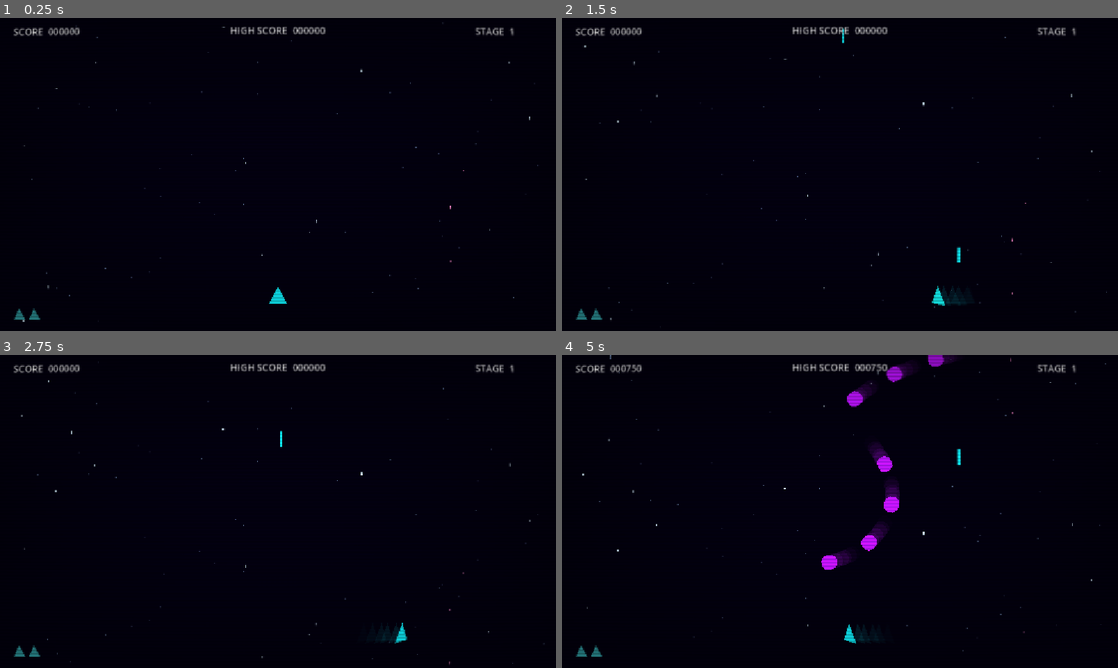
Above: before the commit, frames 1-4 (two rows, left to right).
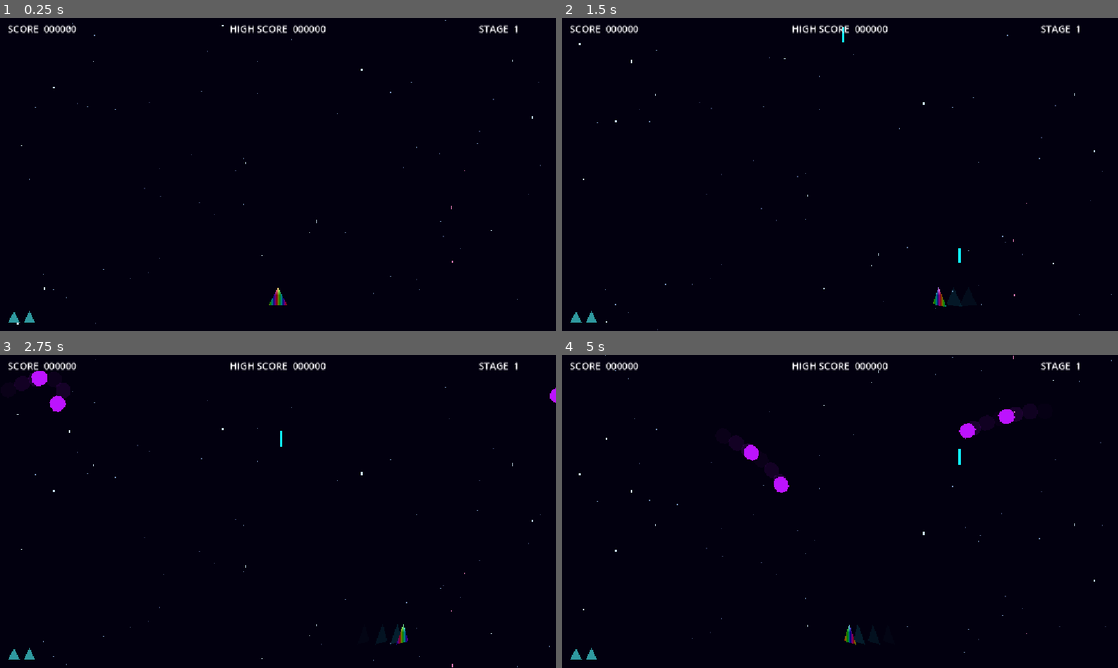
Above: after the commit, the same moments.

Repository: devbernardolopes/pew-pew-bubblegum
Game: Godot game, scene res://scenes/universe.tscn
The game is run twice, just before and just after one commit, with the same random seed, the same clock (stepped at 60 frames per second) and the same inputs.
Inputs:
- Up to frame 1 (0.25 s): no input
- Up to frame 2 (1.5 s): hold Right (right) 0.53-1.28 s; hold X (fire) 0.53-1.28 s; hold Left (left) from 1.28 s (still down); tap X (fire) at 1.35 s
- Up to frame 3 (2.75 s): release Left (left) at 2.03 s; hold Right (right) from 2.03 s (still down); hold X (fire) from 2.03 s (still down)
- Up to frame 4 (5 s): release X (fire) at 2.78 s; tap X (fire) at 2.85, 4.35 s; release Right (right) at 3.53 s; hold X (fire) 3.53-4.28 s; hold Left (left) from 3.53 s (still down)

The runs differ from the first frame. In frame 1, 1.2% of the frame differs, in the area x 1-98%, y 0-98%; in frame 2, 1.2%; in frame 3, 1.7%; in frame 4, 3.1%, in the area x 1-99%, y 0-98%.

Commit message:
testing shader materials, audio buses, and 3-fleet

Diff:
--- a/default_bus_layout.tres
+++ b/default_bus_layout.tres
@@ -8,18 +8,28 @@
 voice/2/depth_ms = 5.19
 voice/2/pan = 0.69
 
+[sub_resource type="AudioEffectReverb" id="AudioEffectReverb_j3pel"]
+resource_name = "Reverb"
+
+[sub_resource type="AudioEffectPhaser" id="AudioEffectPhaser_j3pel"]
+resource_name = "Phaser"
+
 [resource]
 bus/1/name = &"SFX"
 bus/1/solo = false
 bus/1/mute = false
 bus/1/bypass_fx = false
-bus/1/volume_db = -5.045384
+bus/1/volume_db = -15.794972
 bus/1/send = &"Master"
 bus/1/effect/0/effect = SubResource("AudioEffectChorus_j3pel")
-bus/1/effect/0/enabled = true
+bus/1/effect/0/enabled = false
+bus/1/effect/1/effect = SubResource("AudioEffectReverb_j3pel")
+bus/1/effect/1/enabled = false
+bus/1/effect/2/effect = SubResource("AudioEffectPhaser_j3pel")
+bus/1/effect/2/enabled = true
 bus/2/name = &"Music"
 bus/2/solo = false
-bus/2/mute = false
+bus/2/mute = true
 bus/2/bypass_fx = false
 bus/2/volume_db = 0.0
 bus/2/send = &"Master"
--- a/project.godot
+++ b/project.godot
@@ -14,6 +14,10 @@
 run/main_scene="uid://c4lo3tmmigpnv"
 config/features=PackedStringArray("4.7", "GL Compatibility")
 config/icon="res://icon.svg"
+
+[audio]
+
+buses/default_bus_layout="uid://dd4fx4r4jkfuq"
 
 [autoload]
 
--- a/resources/curves/entries/entry_left_03.tres
+++ b/resources/curves/entries/entry_left_03.tres
@@ -2,6 +2,6 @@
 
 [resource]
 _data = {
-"points": PackedVector2Array(0, 0, 0, 0, -72, 384, 0, 0, 0, 0, 104, 200, -33.820713, -57.978367, 33.820713, 57.978367, 40, 520, 0, 0, 0, 0, 184, 568, 88.578064, 66.03092, -88.578064, -66.03092, 776, 320, 0, 0, 0, 0, 496, 240)
+"points": PackedVector2Array(0, 0, 0, 0, -64, 128, -36.346138, -59.45785, 36.346138, 59.45785, 128, 64, -145.0153, -93.29016, 145.0153, 93.29016, 64, 256, -39.81968, 54.845978, 39.81968, -54.845978, 128, 128, 81.81623, -100.00963, -81.81623, 100.00963, 448, 320, 0, 0, 0, 0, 192, 64)
 }
 point_count = 6
--- a/resources/entities/foe_decagon.tres
+++ b/resources/entities/foe_decagon.tres
@@ -15,7 +15,7 @@
 trail_enabled = true
 fire_pulse_enabled = true
 tractor_beam_enabled = true
+tractor_beam_chance = 0.5
 tractor_beam_height = 192.0
-trail_lifetime = 0.15000000000000002
-trail_alpha = 0.15
+tractor_beam_width = 128.0
 metadata/_custom_type_script = "uid://cnpcyvxb0l32y"
--- a/resources/entities/foe_h.tres
+++ b/resources/entities/foe_h.tres
@@ -8,6 +8,7 @@
 id = &"foe_h"
 visual = 108
 color = Color(1, 0, 1, 1)
+score_value = 900
 sound_profile = ExtResource("2_7qewd")
 tilt_enabled = true
 trail_enabled = true
--- a/resources/entities/foe_turret.tres
+++ b/resources/entities/foe_turret.tres
@@ -13,8 +13,4 @@
 tilt_enabled = true
 trail_enabled = true
 fire_pulse_enabled = true
-tilt_max_angle = 45.0
-trail_spacing = 16.0
-trail_lifetime = 0.1
-trail_alpha = 0.2
 metadata/_custom_type_script = "uid://cnpcyvxb0l32y"
--- a/resources/entities/hero_data.tres
+++ b/resources/entities/hero_data.tres
@@ -12,9 +12,6 @@
 tilt_enabled = true
 trail_enabled = true
 fire_pulse_enabled = true
-tilt_max_angle = 50.5
-tilt_perspective = 0.004
-tilt_response = 15.383
-trail_spacing = 16.0
-trail_alpha = 0.15
+god_mode = true
+god_mode_effect = true
 metadata/_custom_type_script = "uid://cnpcyvxb0l32y"
--- a/resources/entity_data.gd
+++ b/resources/entity_data.gd
@@ -22,6 +22,8 @@
 ## [member fire_pulse_enabled] is on too.
 @export var shake_on_fire_enabled: bool = false
 @export var god_mode: bool = false
+@export var god_mode_effect: bool = false
+
 ## Whether this foe can trigger a tractor beam capture during its dive.
 @export_group("Tractor Beam")
 ## Whether tractor beam capture is enabled for this entity.
@@ -45,18 +47,18 @@
 
 @export_group("Tilt")
 ## Roll angle at full horizontal speed, in degrees.
-@export_range(0.0, 70.0, 0.5, "suffix:°") var tilt_max_angle: float = 35.0
+@export_range(0.0, 70.0, 0.5, "suffix:°") var tilt_max_angle: float = 50.5
 ## How strongly the lowered wing shrinks and the raised wing grows.
-@export_range(0.0, 0.01, 0.0005) var tilt_perspective: float = 0.003
+@export_range(0.0, 0.01, 0.0005) var tilt_perspective: float = 0.004
 ## How quickly the roll follows the motion, per second (higher is snappier).
-@export_range(1.0, 40.0) var tilt_response: float = 14.0
+@export_range(1.0, 40.0) var tilt_response: float = 15.0
 ## Whether the collision polygon is deformed too. Off keeps the hitbox fixed.
 @export var tilt_affects_collision: bool = false
 
 @export_group("Trail")
 ## Distance travelled between two ghosts, in pixels.
-@export_range(2.0, 64.0) var trail_spacing: float = 10.0
+@export_range(2.0, 64.0) var trail_spacing: float = 32.0
 ## Seconds a ghost takes to fade out.
 @export_range(0.05, 1.0) var trail_lifetime: float = 0.25
 ## Opacity of a ghost when it appears.
-@export_range(0.0, 1.0) var trail_alpha: float = 0.3
+@export_range(0.0, 1.0) var trail_alpha: float = 0.15
--- /dev/null
+++ b/resources/formations/form_4x4_swide_sfast.tres
@@ -0,0 +1,12 @@
+[gd_resource type="Resource" script_class="FormationData" format=3 uid="uid://bmqclkvlh8sml"]
+
+[ext_resource type="Script" uid="uid://cspnel4tvson" path="res://resources/formation_data.gd" id="1_igr2y"]
+
+[resource]
+script = ExtResource("1_igr2y")
+columns = 4
+rows = 4
+spacing = Vector2(128, 128)
+sway_amplitude = 128.0
+sway_speed = 2.75
+metadata/_custom_type_script = "uid://cspnel4tvson"
--- a/resources/formations/formation_10c_6r_wide.tres
+++ b/resources/formations/formation_10c_6r_wide.tres
@@ -4,9 +4,9 @@
 
 [resource]
 script = ExtResource("1_nakvr")
-columns = 10
-rows = 6
+columns = 16
+rows = 8
 spacing = Vector2(64, 52)
 sway_amplitude = 48.0
-sway_speed = 1.4
+sway_speed = 4.0
 metadata/_custom_type_script = "uid://cspnel4tvson"
--- a/resources/stages/stage_000.tres
+++ b/resources/stages/stage_000.tres
@@ -6,7 +6,6 @@
 [ext_resource type="Curve2D" uid="uid://e73jc7qpl2mv" path="res://resources/curves/dives/dive_left_01.tres" id="3_itcs8"]
 [ext_resource type="Curve2D" uid="uid://cvaqogbwrn732" path="res://resources/curves/entries/entry_left_01.tres" id="4_repld"]
 [ext_resource type="PackedScene" uid="uid://db6w567pp7o3t" path="res://scenes/entities/foe_decagon.tscn" id="5_l86d6"]
-[ext_resource type="Resource" uid="uid://blu3qcfulnqd3" path="res://resources/formations/formation_2r_narrow.tres" id="6_pa85w"]
 [ext_resource type="Curve2D" uid="uid://dusssoaxmjkhi" path="res://resources/curves/dives/dive_left_02.tres" id="8_v1lkm"]
 [ext_resource type="Curve2D" uid="uid://c4rkkg4tjg22b" path="res://resources/curves/dives/dive_left_03.tres" id="9_b7c4x"]
 [ext_resource type="Curve2D" uid="uid://dxft2kb7iox5" path="res://resources/curves/dives/dive_left_04.tres" id="10_qgtb8"]
@@ -16,12 +15,17 @@
 [ext_resource type="Curve2D" uid="uid://bmg55vgjji6bm" path="res://resources/curves/dives/dive_left_05.tres" id="13_f14dk"]
 [ext_resource type="Curve2D" uid="uid://dq5ta4b4jxfrh" path="res://resources/curves/entries/entry_left_05.tres" id="13_g7dv8"]
 [ext_resource type="PackedScene" uid="uid://cenl65vkdikgc" path="res://scenes/entities/foe_double_square.tscn" id="16_t4y3q"]
+[ext_resource type="PackedScene" uid="uid://dgm4lav3x0tdv" path="res://scenes/entities/foe_kite.tscn" id="17_vpd1t"]
+[ext_resource type="Curve2D" uid="uid://rhy0fy3n10j3" path="res://resources/curves/entries/entry_left_02.tres" id="18_b4xkj"]
+[ext_resource type="PackedScene" uid="uid://s7pipqm2lc1g" path="res://scenes/entities/foe_star.tscn" id="19_i0els"]
+[ext_resource type="Curve2D" uid="uid://bothmpxl7w34p" path="res://resources/curves/entries/entry_left_04.tres" id="20_b4xkj"]
+[ext_resource type="PackedScene" uid="uid://c2op66fmfonco" path="res://scenes/entities/foe_trapezoid.tscn" id="20_i0els"]
 
 [sub_resource type="Resource" id="Resource_b4rij"]
 script = ExtResource("2_qtocs")
 foe_scene = ExtResource("5_l86d6")
 entry_curve = ExtResource("4_repld")
-formation = ExtResource("6_pa85w")
+formation = ExtResource("12_qgtb8")
 dive_curves = Array[Curve2D]([ExtResource("3_itcs8")])
 metadata/_custom_type_script = "uid://c775yud1oetrm"
 
@@ -29,36 +33,64 @@
 script = ExtResource("2_qtocs")
 foe_scene = ExtResource("11_g7dv8")
 entry_curve = ExtResource("4_repld")
-row = 3
+row = 1
 formation = ExtResource("12_qgtb8")
 dive_curves = Array[Curve2D]([ExtResource("3_itcs8"), ExtResource("8_v1lkm"), ExtResource("9_b7c4x"), ExtResource("10_qgtb8")])
-delay = 3.33
+delay = 0.5
 metadata/_custom_type_script = "uid://c775yud1oetrm"
 
 [sub_resource type="Resource" id="Resource_7f6e7"]
 script = ExtResource("2_qtocs")
 foe_scene = ExtResource("13_b7c4x")
 entry_curve = ExtResource("13_g7dv8")
-row = 1
-spacing = 0.75
+row = 2
 formation = ExtResource("12_qgtb8")
 dive_curves = Array[Curve2D]([ExtResource("13_f14dk")])
-delay = 1.75
+delay = 1.0
 metadata/_custom_type_script = "uid://c775yud1oetrm"
 
 [sub_resource type="Resource" id="Resource_ue0r0"]
 script = ExtResource("2_qtocs")
 foe_scene = ExtResource("16_t4y3q")
 entry_curve = ExtResource("13_g7dv8")
-row = 2
-spacing = 1.25
+row = 3
 formation = ExtResource("12_qgtb8")
 dive_curves = Array[Curve2D]([ExtResource("13_f14dk")])
-delay = 4.75
+delay = 1.5
+metadata/_custom_type_script = "uid://c775yud1oetrm"
+
+[sub_resource type="Resource" id="Resource_g1th8"]
+script = ExtResource("2_qtocs")
+foe_scene = ExtResource("17_vpd1t")
+entry_curve = ExtResource("13_g7dv8")
+row = 4
+formation = ExtResource("12_qgtb8")
+dive_curves = Array[Curve2D]([ExtResource("13_f14dk")])
+delay = 2.0
+metadata/_custom_type_script = "uid://c775yud1oetrm"
+
+[sub_resource type="Resource" id="Resource_5od3w"]
+script = ExtResource("2_qtocs")
+foe_scene = ExtResource("19_i0els")
+entry_curve = ExtResource("18_b4xkj")
+row = 5
+formation = ExtResource("12_qgtb8")
+dive_curves = Array[Curve2D]([ExtResource("9_b7c4x")])
+delay = 2.5
+metadata/_custom_type_script = "uid://c775yud1oetrm"
+
+[sub_resource type="Resource" id="Resource_0skjh"]
+script = ExtResource("2_qtocs")
+foe_scene = ExtResource("20_i0els")
+entry_curve = ExtResource("20_b4xkj")
+row = 6
+formation = ExtResource("12_qgtb8")
+dive_curves = Array[Curve2D]([ExtResource("13_f14dk")])
+delay = 3.0
 metadata/_custom_type_script = "uid://c775yud1oetrm"
 
 [resource]
 script = ExtResource("1_pfgux")
-waves = Array[ExtResource("2_qtocs")]([SubResource("Resource_b4rij"), SubResource("Resource_124qe"), SubResource("Resource_7f6e7"), SubResource("Resource_ue0r0")])
+waves = Array[ExtResource("2_qtocs")]([SubResource("Resource_b4rij"), SubResource("Resource_124qe"), SubResource("Resource_7f6e7"), SubResource("Resource_ue0r0"), SubResource("Resource_g1th8"), SubResource("Resource_5od3w"), SubResource("Resource_0skjh")])
 music_stream = ExtResource("1_repld")
 metadata/_custom_type_script = "uid://cfqxmshih2ed7"
--- /dev/null
+++ b/resources/stages/stage_alpha.tres
@@ -0,0 +1,21 @@
+[gd_resource type="Resource" script_class="StageData" format=3 uid="uid://cp4hp6a0pqbli"]
+
+[ext_resource type="Script" uid="uid://cfqxmshih2ed7" path="res://resources/stage_data.gd" id="1_xwt4h"]
+[ext_resource type="Script" uid="uid://c775yud1oetrm" path="res://resources/wave_data.gd" id="2_1efdm"]
+[ext_resource type="PackedScene" uid="uid://db6w567pp7o3t" path="res://scenes/entities/foe_decagon.tscn" id="3_w5sue"]
+[ext_resource type="Curve2D" uid="uid://c4rkkg4tjg22b" path="res://resources/curves/dives/dive_left_03.tres" id="3_w7tw3"]
+[ext_resource type="Curve2D" uid="uid://dgywtmoou6akn" path="res://resources/curves/entries/entry_left_03.tres" id="4_1bhm3"]
+[ext_resource type="Resource" uid="uid://bmqclkvlh8sml" path="res://resources/formations/form_4x4_swide_sfast.tres" id="4_w7tw3"]
+
+[sub_resource type="Resource" id="Resource_41myf"]
+script = ExtResource("2_1efdm")
+foe_scene = ExtResource("3_w5sue")
+entry_curve = ExtResource("4_1bhm3")
+formation = ExtResource("4_w7tw3")
+dive_curves = Array[Curve2D]([ExtResource("3_w7tw3")])
+metadata/_custom_type_script = "uid://c775yud1oetrm"
+
+[resource]
+script = ExtResource("1_xwt4h")
+waves = Array[ExtResource("2_1efdm")]([SubResource("Resource_41myf")])
+metadata/_custom_type_script = "uid://cfqxmshih2ed7"
--- a/resources/textures/curve_texture_01.tres
+++ b/resources/textures/curve_texture_01.tres
@@ -1,9 +1,3 @@
 [gd_resource type="CurveTexture" format=3 uid="uid://hymwfwgt2t3a"]
 
-[sub_resource type="Curve" id="Curve_xkih8"]
-_data = [Vector2(0, 0.4), 0.0, 3.0, 0, 1, Vector2(0.2, 1), 3.0, 0.0, 1, 0]
-point_count = 2
-metadata/_snap_enabled = true
-
 [resource]
-curve = SubResource("Curve_xkih8")
--- /dev/null
+++ b/resources/textures/gradient_texture_2d_01.tres
@@ -0,0 +1,9 @@
+[gd_resource type="GradientTexture2D" format=3 uid="uid://cgxhllpmmebhb"]
+
+[sub_resource type="Gradient" id="Gradient_rahn0"]
+
+[resource]
+gradient = SubResource("Gradient_rahn0")
+fill_from = Vector2(0.5, 0.90000004)
+fill_to = Vector2(0.5, 0.2)
+metadata/_snap_enabled = true
--- a/scenes/lab/entities/boss_01.tscn
+++ b/scenes/lab/entities/boss_01.tscn
@@ -1,8 +1,17 @@
 [gd_scene format=3 uid="uid://lkowx1emc0jn"]
 
+[ext_resource type="Shader" uid="uid://1n6qffudl02k" path="res://shaders/linear_rainbown.gdshader" id="1_cx4y1"]
 [ext_resource type="Script" uid="uid://dbvvjtcheyqip" path="res://scripts/editor/polygon_helper.gd" id="1_p5j01"]
+[ext_resource type="Texture2D" uid="uid://hymwfwgt2t3a" path="res://resources/textures/curve_texture_01.tres" id="2_acgh0"]
+
+[sub_resource type="ShaderMaterial" id="ShaderMaterial_fbuf2"]
+shader = ExtResource("1_cx4y1")
+shader_parameter/horizontal_influence = 0.5
+shader_parameter/vertical_influence = 0.0
 
 [node name="Boss01" type="Polygon2D" unique_id=385358697]
+material = SubResource("ShaderMaterial_fbuf2")
 color = Color(0.8611975, 0.112640165, 0.25397617, 1)
+texture = ExtResource("2_acgh0")
 polygon = PackedVector2Array(24, 64, 72, 0, 88, 32, 144, 0, 144.1105, 15.779022, 128, 48, 144, 48, 160, 32, 224, 32, 24 …(240 unchanged characters)…
 script = ExtResource("1_p5j01")
--- a/scenes/lab/entities/triangle.tscn
+++ b/scenes/lab/entities/triangle.tscn
@@ -1,26 +1,17 @@
 [gd_scene format=3 uid="uid://b6bog6eo5ic8c"]
 
-[ext_resource type="Shader" uid="uid://bey10umfk731j" path="res://shaders/shine_sweep.gdshader" id="1_paplq"]
-[ext_resource type="Texture2D" uid="uid://hymwfwgt2t3a" path="res://resources/textures/curve_texture_01.tres" id="2_paplq"]
+[ext_resource type="Shader" uid="uid://diws32xh8bw1q" path="res://shaders/moving_rainbow_gradient.gdshader" id="1_paplq"]
+[ext_resource type="Texture2D" uid="uid://cgxhllpmmebhb" path="res://resources/textures/gradient_texture_2d_01.tres" id="2_xbm5c"]
 
 [sub_resource type="ShaderMaterial" id="ShaderMaterial_khctg"]
 shader = ExtResource("1_paplq")
-shader_parameter/shine_color = Color(0, 0, 1, 1)
-shader_parameter/progress = 0.55
-shader_parameter/width = 0.16
+shader_parameter/strength = 0.5
+shader_parameter/speed = 0.5
 shader_parameter/angle = 0.02500002331040995
-shader_parameter/intensity = 1.1
-shader_parameter/bands = 1.0
-shader_parameter/band_gap = 0.12
-shader_parameter/band_falloff = 0.45
-shader_parameter/hardness = 0.0
-shader_parameter/tail_color = Color(1, 1, 1, 1)
-shader_parameter/auto_speed = 0.0
-shader_parameter/auto_pause = 1.0
 
 [node name="Triangle" type="Polygon2D" unique_id=87337356]
 material = SubResource("ShaderMaterial_khctg")
 color = Color(1, 0.0627451, 0.9411765, 1)
-texture = ExtResource("2_paplq")
-polygon = PackedVector2Array(64, 0, 0, 128, 128, 128)
+texture = ExtResource("2_xbm5c")
+polygon = PackedVector2Array(32, 0, 0, 64, 64, 64)
 uv = PackedVector2Array(16, 0, 0, 32, 32, 32)
--- a/scenes/universe.tscn
+++ b/scenes/universe.tscn
@@ -5,6 +5,7 @@
 [ext_resource type="Script" uid="uid://s1v84be4gvx6" path="res://scripts/universe.gd" id="5_univ"]
 [ext_resource type="Script" uid="uid://cfqxmshih2ed7" path="res://resources/stage_data.gd" id="7_5fwve"]
 [ext_resource type="Resource" uid="uid://dyhvx11vswr2s" path="res://resources/stages/stage_000.tres" id="7_7f6e7"]
+[ext_resource type="Resource" uid="uid://cp4hp6a0pqbli" path="res://resources/stages/stage_alpha.tres" id="7_kk3rw"]
 [ext_resource type="Resource" uid="uid://c5krmfh35fnn8" path="res://resources/stages/stage_002.tres" id="9_yb76g"]
 [ext_resource type="Resource" uid="uid://r12gefnka2ch" path="res://resources/stages/stage_004.tres" id="10_7f6e7"]
 [ext_resource type="Resource" uid="uid://doyg4wjpqbbh2" path="res://resources/stages/stage_003.tres" id="10_h8wxb"]
@@ -15,6 +16,20 @@
 [ext_resource type="Script" uid="uid://dug6ksugj1bnx" path="res://scripts/stage_director.gd" id="13_stage_dir"]
 [ext_resource type="Shader" uid="uid://bfqoilw60w5vk" path="res://shaders/vhs_and_crt_monitor.gdshader" id="13_yanup"]
 [ext_resource type="Script" uid="uid://d4bwsg2t7ggi8" path="res://scripts/starfield_layer.gd" id="14_starfield"]
+[ext_resource type="Shader" uid="uid://bocf4h02wlgl2" path="res://shaders/synthwave_grid.gdshader" id="16_fbuf2"]
+
+[sub_resource type="ShaderMaterial" id="ShaderMaterial_qvluj"]
+shader = ExtResource("16_fbuf2")
+shader_parameter/line_color = Color(0.039, 0.071, 0.961, 1)
+shader_parameter/vanishing_point = Vector2(0.5, 0.15)
+shader_parameter/depth_gradient = 5.0
+shader_parameter/v_line_density = 50.0
+shader_parameter/v_line_sin_cutoff = 0.9
+shader_parameter/h_line_density = 50.0
+shader_parameter/h_line_sin_cutoff = 0.9
+shader_parameter/h_line_scroll_rate = -0.02
+shader_parameter/horizon_y_uv = 0.25
+shader_parameter/fade_horizon_y_uv = 0.75
 
 [sub_resource type="ShaderMaterial" id="ShaderMaterial_m7uww"]
 shader = ExtResource("11_7viwd")
@@ -112,7 +127,7 @@
 
 [node name="StageDirector" type="Node" parent="." unique_id=258270816]
 script = ExtResource("13_stage_dir")
-stages = Array[ExtResource("7_5fwve")]([ExtResource("7_7f6e7"), ExtResource("12_stage"), ExtResource("9_yb76g"), ExtResource("10_h8wxb"), ExtResource("10_7f6e7")])
+stages = Array[ExtResource("7_5fwve")]([ExtResource("7_kk3rw"), ExtResource("7_7f6e7"), ExtResource("12_stage"), ExtResource("9_yb76g"), ExtResource("10_h8wxb"), ExtResource("10_7f6e7")])
 
 [node name="HeroSpawn" type="Marker2D" parent="." unique_id=258270815]
 position = Vector2(576, 576)
@@ -123,6 +138,18 @@
 [node name="Effects" type="Node2D" parent="." unique_id=1410065406 groups=["effects"]]
 
 [node name="Projectiles" type="Node2D" parent="." unique_id=1480221933 groups=["projectiles"]]
+
+[node name="Background" type="CanvasLayer" parent="." unique_id=1712992530]
+layer = -1
+
+[node name="SynthwaveGrid" type="ColorRect" parent="Background" unique_id=1024442840]
+visible = false
+material = SubResource("ShaderMaterial_qvluj")
+anchors_preset = 15
+anchor_right = 1.0
+anchor_bottom = 1.0
+grow_horizontal = 2
+grow_vertical = 2
 
 [node name="Hud" type="CanvasLayer" parent="." unique_id=1439519253]
 script = ExtResource("1_h4s8v")
@@ -147,6 +174,7 @@
 grow_vertical = 2
 
 [node name="LightweightCrt" type="ColorRect" parent="Filters" unique_id=845367261]
+visible = false
 material = SubResource("ShaderMaterial_7tiev")
 anchors_preset = 15
 anchor_right = 1.0
--- a/scripts/entity.gd
+++ b/scripts/entity.gd
@@ -74,6 +74,28 @@
 			weapon = _find_weapon()
 		_join_team_group()
 		area_entered.connect(_on_area_entered)
+
+
+#func _process(delta: float) -> void:
+	#if not Engine.is_editor_hint():
+		#if not data:
+			#return
+		#if not data.god_mode and data.god_mode_effect:
+			#return
+		#if not visual:
+			#return
+		#if not visual.texture:
+			#return
+		#if not visual.material:
+			#return
+		#if not visual.material is ShaderMaterial:
+			#return
+		#var _shader_material: ShaderMaterial = (visual.material as ShaderMaterial)
+		#var _horizontal_influence_speed: float = 0.2
+		#var _horizontal_influence: float = _shader_material.get_shader_parameter("horizontal_influence")
+		#var _new_horiontal_influence: float = clampf(lerpf(_horizontal_influence, 1.0, _horizontal_influence_speed * delta), 0.5, 1.0)
+		#_shader_material.set_shader_parameter("horizontal_influence", _new_horiontal_influence)
+		#print(_horizontal_influence, " -> ", _new_horiontal_influence)
 
 
 func _physics_process(delta: float) -> void:
@@ -277,6 +299,17 @@
 	else:
 		_tilt = 0.0
 		_tilt_applied = 0.0
+	if data.god_mode and data.god_mode_effect:
+		var _shader_material: ShaderMaterial = ShaderMaterial.new()
+		var _shader: Shader = preload("res://shaders/moving_rainbow_gradient.gdshader")
+		visual.texture = preload("res://resources/textures/gradient_texture_2d_01.tres")
+		#if not visual.material:
+		_shader_material.shader = _shader
+		_shader_material.set_shader_parameter("strength", 0.5)
+		_shader_material.set_shader_parameter("speed", 0.5)
+		_shader_material.set_shader_parameter("angle", 0.025)
+		visual.material = _shader_material
+		#visual.texture = preload("res://resources/textures/curve_texture_01.tres")
 	_apply_layers()
 
 
--- a/scripts/fleet.gd
+++ b/scripts/fleet.gd
@@ -23,7 +23,7 @@
 signal return_finished
 
 ## Most ships the fleet can hold at once.
-const MAX_SHIPS: int = 2
+const MAX_SHIPS: int = 3
 ## Seconds a freed ship takes to fly back to its docking slot.
 const RETURN_DURATION: float = 1.0
 
--- /dev/null
+++ b/shaders/linear_rainbown.gdshader
@@ -0,0 +1,17 @@
+shader_type canvas_item;
+
+// --- Uniforms --- //
+uniform float horizontal_influence: hint_range(0.0, 1.0, 0.1) = 0.5;
+uniform float vertical_influence: hint_range(0.0, 1.0, 0.1) = 0.0;
+
+// --- Functions --- //
+vec3 hsv2rgb(vec3 _c) {
+    vec4 _K = vec4(1.0, 2.0 / 3.0, 1.0 / 3.0, 3.0);
+    vec3 _p = abs(fract(_c.xxx + _K.xyz) * 6.0 - _K.www);
+    return _c.z * mix(_K.xxx, clamp(_p - _K.xxx, 0.0, 1.0), _c.y);
+}
+
+void fragment() {
+	COLOR.rgb += horizontal_influence * hsv2rgb(vec3(UV.x, 1.0, 1.0))
+			+ vertical_influence * hsv2rgb(vec3(UV.y, 1.0, 1.0));
+}
--- /dev/null
+++ b/shaders/moving_rainbow_gradient.gdshader
@@ -0,0 +1,32 @@
+// HSV to RBG from https://www.rapidtables.com/convert/color/hsv-to-rgb.html
+// Rotation matrix from https://en.wikipedia.org/wiki/Rotation_matrix
+
+shader_type canvas_item;
+
+//const float PI = 3.1415926535;
+
+uniform float strength: hint_range(0., 1.) = 0.5;
+uniform float speed: hint_range(0., 10.) = 0.5;
+uniform float angle: hint_range(0., 360.) = 0.;
+
+void fragment() {
+	float hue = UV.x * cos(radians(angle)) - UV.y * sin(radians(angle));
+	hue = fract(hue + fract(TIME  * speed));
+	float x = 1. - abs(mod(hue / (1./ 6.), 2.) - 1.);
+	vec3 rainbow;
+	if(hue < 1./6.){
+		rainbow = vec3(1., x, 0.);
+	} else if (hue < 1./3.) {
+		rainbow = vec3(x, 1., 0);
+	} else if (hue < 0.5) {
+		rainbow = vec3(0, 1., x);
+	} else if (hue < 2./3.) {
+		rainbow = vec3(0., x, 1.);
+	} else if (hue < 5./6.) {
+		rainbow = vec3(x, 0., 1.);
+	} else {
+		rainbow = vec3(1., 0., x);
+	}
+	vec4 color = texture(TEXTURE, UV);
+	COLOR = mix(color, vec4(rainbow, color.a), strength);
+}
--- /dev/null
+++ b/shaders/synthwave_grid.gdshader
@@ -0,0 +1,44 @@
+shader_type canvas_item;
+
+uniform vec4 line_color : source_color = vec4(0.039,0.071,0.961,1.0);
+uniform vec2 vanishing_point = vec2(0.5,0.15); // Vanishing point can be outside the canvas UV if needed
+uniform float depth_gradient = 5.0;
+
+uniform float v_line_density = 50.0;
+uniform float v_line_sin_cutoff : hint_range(-1.0, 1.0, 0.01) = 0.9;
+
+uniform float h_line_density = 50.0;
+uniform float h_line_sin_cutoff : hint_range(-1.0, 1.0, 0.01) = 0.9;
+uniform float h_line_scroll_rate : hint_range(-0.2, 0.2, 0.0001) = -0.02;
+
+uniform float horizon_y_uv : hint_range(0.0, 1.0, 0.01) = 0.25;
+uniform float fade_horizon_y_uv : hint_range(0.0, 1.0, 0.01) = 0.75;
+
+void fragment() {
+	// Calculate basis change for UV coordinates to represent perpendicular and parallel distance towards 0.5 left of vanishing point
+	// If vanishing point always lies on line UV.x = 0.5 then the change of basis is unnecessary and can be removed
+	vec2 vanishing_y_direction = normalize(vanishing_point - vec2(0.5,0.0));
+	vec2 vanishing_x_direction = vec2(vanishing_y_direction.y, -vanishing_y_direction.x);
+	mat2 basis_change = mat2(vanishing_x_direction, vanishing_y_direction);
+
+	// Calculate angle of coordinates from vanishing point and of y position according to the depth gradient
+	vec2 displacement = basis_change * (UV - vanishing_point);
+	float angle = atan(displacement.x / displacement.y);
+	float yangle = atan(depth_gradient * displacement.y);
+	yangle = mod((yangle + h_line_scroll_rate*TIME),PI) + PI * 0.5;
+
+	// Use calculated angles to determine if there should be a vertical and/or horizontal line present at current UV
+	float v_presence = step(v_line_sin_cutoff, sin(v_line_density * angle));
+	float h_presence = step(h_line_sin_cutoff, sin(2.0 * h_line_density * yangle));
+
+	// Add a colour where there is a line present
+	COLOR = vec4(v_presence);
+	COLOR += vec4(h_presence);
+	COLOR = min(COLOR, vec4(1.0)); // Clamp the colour so that the parts where the lines cross don't appear brighter
+
+	// Fade out the plane where it approaches the horizon (remove bellow line if you don't want this)
+	COLOR *= smoothstep(horizon_y_uv, fade_horizon_y_uv,UV.y);
+
+	// Set plane to correct colour
+	COLOR *= line_color;
+}
Not shown, added: shaders/linear_rainbown.gdshader.uid
Not shown, added: shaders/moving_rainbow_gradient.gdshader.uid
Not shown, added: shaders/synthwave_grid.gdshader.uid
